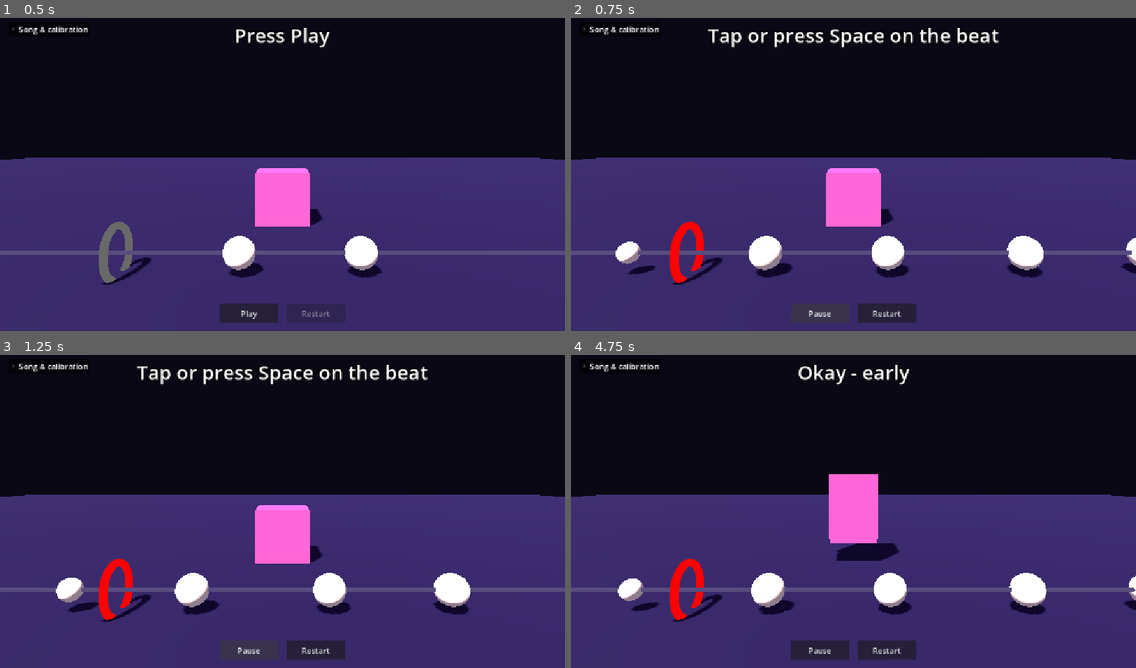
Above: before the commit, frames 1-4 (two rows, left to right).
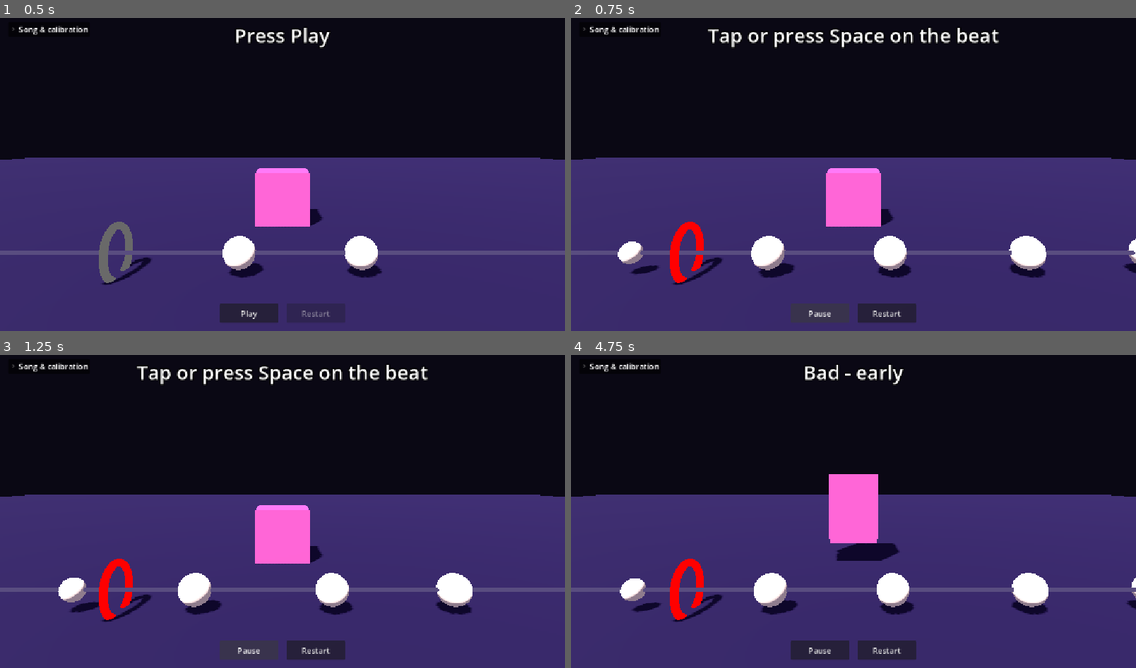
Above: after the commit, the same moments.

Repository: Helpsypoo/groovinator
Game: Godot game, scene res://scenes/beat_test.tscn
Same seed, same stepped clock (60 frames per second), same inputs: the game is played once before the commit and once after it.
Inputs (mouse positions are in pixels of both pictures, inside the frame that each line leads up to):
- Up to frame 1 (0.5 s): no input
- Up to frame 2 (0.75 s): click "Play" at 0.5 s
- Up to frame 3 (1.25 s): no input
- Up to frame 4 (4.75 s): click "Pause" at 1.25 s; click "Restart" at 2 s; click "Restart" at 2.75 s; click "Restart" at 3.5 s; tap Space (hit) at 4.25 s; move the mouse to (977, 492) at 4.27 s; hold Space (hit) from 4.28 s (still down); click (977, 492) at 4.42 s

Frame 1 is identical in both runs. In frame 2, 0.7% of the frame differs, in the area x 7-100%, y 69-83%; in frame 3, 0.6%; in frame 4, 1.2%, in the area x 8-100%, y 3-83%.

Commit message:
Change default offsets

Diff:
--- a/scenes/beat_test.gd
+++ b/scenes/beat_test.gd
@@ -21,11 +21,11 @@
 
 # Seconds visuals are held back so they are seen when the matching audio is heard.
 # Negative draws them ahead instead. Covers (unreported audio latency - display lag).
-var av_offset: float = 0.0
+var av_offset: float = 10.0
 # Display lag + input lag, in seconds. Added to av_offset when judging a press, so the
 # total is (audio latency + input lag). Shown to the player as just "input lag": it is
 # tuned by ear against the music, and naming the display would invite tuning it by eye.
-var input_offset: float = 0.0
+var input_offset: float = 100.0
 
 var _songs: Array[SongData] = []
 var _errors: Array[float] = []
--- a/scenes/beat_test.tscn
+++ b/scenes/beat_test.tscn
@@ -57,37 +57,36 @@
 unique_name_in_owner = true
 script = ExtResource("2_clock")
 
-[node name="WorldEnvironment" type="WorldEnvironment" parent="."]
+[node name="WorldEnvironment" type="WorldEnvironment" parent="." unique_id=215221343]
 environment = SubResource("Environment_stage")
 
-[node name="Sun" type="DirectionalLight3D" parent="."]
-rotation_degrees = Vector3(-55, -30, 0)
+[node name="Sun" type="DirectionalLight3D" parent="." unique_id=1246846742]
+transform = Transform3D(0.8660254, 0.40957603, -0.28678823, 0, 0.57357645, 0.81915206, 0.5, -0.7094065, 0.49673176, 0, 0, 0)
 shadow_enabled = true
 
-[node name="Camera" type="Camera3D" parent="."]
-position = Vector3(0, 2.5, 10)
-rotation_degrees = Vector3(-6, 0, 0)
+[node name="Camera" type="Camera3D" parent="." unique_id=790678043]
+transform = Transform3D(1, 0, 0, 0, 0.9945219, 0.104528464, 0, -0.104528464, 0.9945219, 0, 2.5, 10)
 fov = 50.0
 
-[node name="Floor" type="MeshInstance3D" parent="."]
+[node name="Floor" type="MeshInstance3D" parent="." unique_id=1504573806]
 mesh = SubResource("PlaneMesh_floor")
 
-[node name="Dancer" type="Node3D" parent="."]
+[node name="Dancer" type="Node3D" parent="." unique_id=1369274278]
 unique_name_in_owner = true
 script = ExtResource("5_dancer")
 
-[node name="Body" type="MeshInstance3D" parent="Dancer"]
-position = Vector3(0, 0.75, 0)
+[node name="Body" type="MeshInstance3D" parent="Dancer" unique_id=1553446044]
+transform = Transform3D(1, 0, 0, 0, 1, 0, 0, 0, 1, 0, 0.75, 0)
 mesh = SubResource("BoxMesh_dancer")
 
 [node name="NoteLane" type="Path3D" parent="." unique_id=1155028716]
 unique_name_in_owner = true
-position = Vector3(0, 0.4, 4)
+transform = Transform3D(1, 0, 0, 0, 1, 0, 0, 0, 1, 0, 0.4, 4)
 curve = SubResource("Curve3D_lane")
 script = ExtResource("3_lane")
 note_scene = ExtResource("4_note")
 
-[node name="Rail" type="CSGPolygon3D" parent="NoteLane"]
+[node name="Rail" type="CSGPolygon3D" parent="NoteLane" unique_id=1467947181]
 cast_shadow = 0
 polygon = PackedVector2Array(-0.03, -0.03, -0.03, 0.03, 0.03, 0.03, 0.03, -0.03)
 mode = 2
@@ -96,24 +95,26 @@
 path_interval = 0.25
 path_simplify_angle = 0.0
 path_rotation = 2
+path_rotation_accurate = false
 path_local = true
 path_continuous_u = true
 path_u_distance = 1.0
 path_joined = false
 material = SubResource("StandardMaterial3D_rail")
 
-[node name="HitMarker" type="PathFollow3D" parent="NoteLane"]
+[node name="HitMarker" type="PathFollow3D" parent="NoteLane" unique_id=1722357741]
+transform = Transform3D(-4.371139e-08, 0, 1, 0, 1, 0, -1, 0, -4.371139e-08, -3.0001342, 0, 0)
 progress = 9.0
 loop = false
 
-[node name="Ring" type="MeshInstance3D" parent="NoteLane/HitMarker"]
-rotation_degrees = Vector3(90, 0, 0)
+[node name="Ring" type="MeshInstance3D" parent="NoteLane/HitMarker" unique_id=868466612]
+transform = Transform3D(1, 0, 0, 0, -4.371139e-08, -1, 0, 1, -4.371139e-08, 0, 0, 0)
 mesh = SubResource("TorusMesh_marker")
 surface_material_override/0 = SubResource("StandardMaterial3D_marker")
 
-[node name="UI" type="CanvasLayer" parent="."]
-
-[node name="Margin" type="MarginContainer" parent="UI"]
+[node name="UI" type="CanvasLayer" parent="." unique_id=69065235]
+
+[node name="Margin" type="MarginContainer" parent="UI" unique_id=1477963082]
 anchors_preset = 15
 anchor_right = 1.0
 anchor_bottom = 1.0
@@ -136,20 +137,20 @@
 text = "Press Play"
 horizontal_alignment = 1
 
-[node name="Transport" type="HBoxContainer" parent="UI/Margin"]
+[node name="Transport" type="HBoxContainer" parent="UI/Margin" unique_id=1453067791]
 layout_mode = 2
 size_flags_horizontal = 4
 size_flags_vertical = 8
 theme_override_constants/separation = 16
 
-[node name="PlayPauseButton" type="Button" parent="UI/Margin/Transport"]
+[node name="PlayPauseButton" type="Button" parent="UI/Margin/Transport" unique_id=1130679403]
 unique_name_in_owner = true
 custom_minimum_size = Vector2(120, 40)
 layout_mode = 2
 focus_mode = 0
 text = "Play"
 
-[node name="RestartButton" type="Button" parent="UI/Margin/Transport"]
+[node name="RestartButton" type="Button" parent="UI/Margin/Transport" unique_id=1946873682]
 unique_name_in_owner = true
 custom_minimum_size = Vector2(120, 40)
 layout_mode = 2
@@ -157,7 +158,7 @@
 disabled = true
 text = "Restart"
 
-[node name="Tray" type="FoldableContainer" parent="UI/Margin"]
+[node name="Tray" type="FoldableContainer" parent="UI/Margin" unique_id=1576842648]
 layout_mode = 2
 size_flags_horizontal = 0
 size_flags_vertical = 0
@@ -165,16 +166,17 @@
 folded = true
 title = "Song & calibration"
 
-[node name="VBox" type="VBoxContainer" parent="UI/Margin/Tray"]
+[node name="VBox" type="VBoxContainer" parent="UI/Margin/Tray" unique_id=237419338]
+visible = false
 custom_minimum_size = Vector2(340, 0)
 layout_mode = 2
 theme_override_constants/separation = 8
 
-[node name="SongRow" type="HBoxContainer" parent="UI/Margin/Tray/VBox"]
+[node name="SongRow" type="HBoxContainer" parent="UI/Margin/Tray/VBox" unique_id=1222682540]
 layout_mode = 2
 theme_override_constants/separation = 16
 
-[node name="SongLabel" type="Label" parent="UI/Margin/Tray/VBox/SongRow"]
+[node name="SongLabel" type="Label" parent="UI/Margin/Tray/VBox/SongRow" unique_id=586385795]
 layout_mode = 2
 text = "Song"
 
@@ -187,7 +189,7 @@
 [node name="Separator" type="HSeparator" parent="UI/Margin/Tray/VBox" unique_id=1817607368]
 layout_mode = 2
 
-[node name="AvRow" type="HBoxContainer" parent="UI/Margin/Tray/VBox"]
+[node name="AvRow" type="HBoxContainer" parent="UI/Margin/Tray/VBox" unique_id=250681689]
 layout_mode = 2
 
 [node name="AvLabel" type="Label" parent="UI/Margin/Tray/VBox/AvRow" unique_id=209540487]
@@ -204,11 +206,12 @@
 unique_name_in_owner = true
 layout_mode = 2
 focus_mode = 0
-min_value = -300.0
+min_value = -200.0
 max_value = 500.0
 step = 5.0
-
-[node name="InputRow" type="HBoxContainer" parent="UI/Margin/Tray/VBox"]
+value = 10.0
+
+[node name="InputRow" type="HBoxContainer" parent="UI/Margin/Tray/VBox" unique_id=1084157148]
 layout_mode = 2
 
 [node name="InputLabel" type="Label" parent="UI/Margin/Tray/VBox/InputRow" unique_id=84256575]
@@ -227,6 +230,7 @@
 focus_mode = 0
 max_value = 200.0
 step = 5.0
+value = 100.0
 
 [node name="StatsLabel" type="Label" parent="UI/Margin/Tray/VBox" unique_id=480075964]
 unique_name_in_owner = true
@@ -239,7 +243,7 @@
 focus_mode = 0
 text = "Reset stats"
 
-[node name="Separator2" type="HSeparator" parent="UI/Margin/Tray/VBox"]
+[node name="Separator2" type="HSeparator" parent="UI/Margin/Tray/VBox" unique_id=804231669]
 layout_mode = 2
 
 [node name="ClockLabel" type="Label" parent="UI/Margin/Tray/VBox" unique_id=2035328736]
Not shown: 2 places in scenes/beat_test.tscn that only renumber resources
